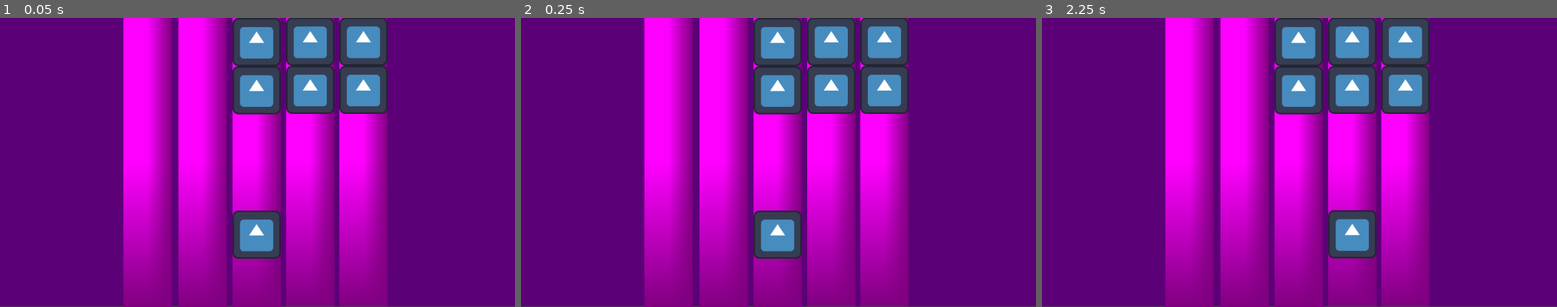
Above: before the commit, frames 1-3 (left to right).
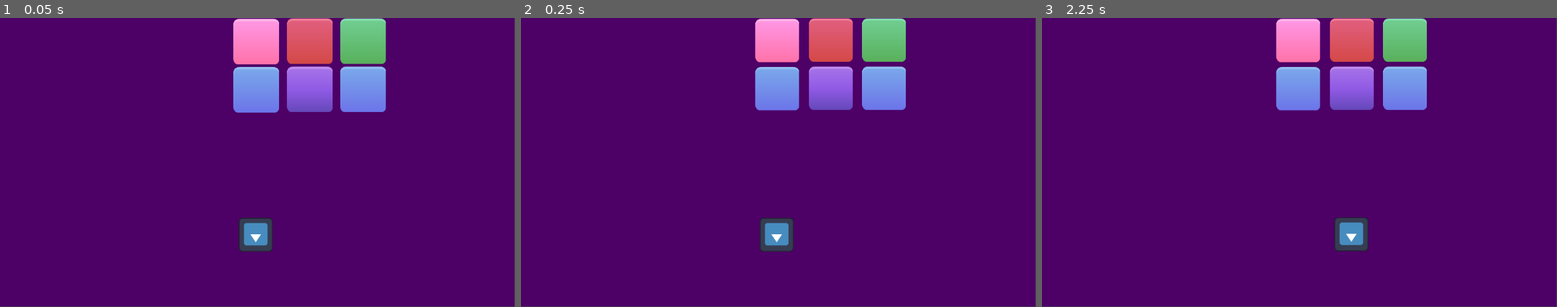
Above: after the commit, the same moments.

Repository: Neology92/game-dropzone
Game: Godot game, scene res://scenes/game.tscn
The game is run twice, just before and just after one commit, with the same random seed, the same clock (stepped at 60 frames per second) and the same inputs. The engine's default icon, where the game draws it, is replaced by a stand-in: a white triangle on a blue panel in a dark square.
Inputs:
- Up to frame 1 (0.05 s): no input
- Up to frame 2 (0.25 s): no input
- Up to frame 3 (2.25 s): tap Enter at 0.5, 2 s; hold Right 0.53-1.28 s; tap Space at 1.25 s; hold Left 1.28-2.03 s; hold Right from 2.03 s (still down)

The runs differ from the first frame. In frame 1, 47% of the frame differs, in the area x 23-100%, y 0-100%; in frame 2, 47%; in frame 3, 47%.

Commit message:
Add blocks textures and bump animation

Diff:
--- a/scenes/block.tscn
+++ b/scenes/block.tscn
@@ -1,7 +1,7 @@
 [gd_scene load_steps=4 format=3 uid="uid://ck5050bpuxn14"]
 
 [ext_resource type="Script" uid="uid://btyn6esn1jgjk" path="res://scripts/block.gd" id="1_8r6n6"]
-[ext_resource type="Texture2D" uid="uid://57tybg50d5ks" path="res://icon.svg" id="2_cgrg5"]
+[ext_resource type="Texture2D" uid="uid://cn3pf528gid1l" path="res://assets/blocks/blue_body_square.png" id="2_cgrg5"]
 
 [sub_resource type="RectangleShape2D" id="RectangleShape2D_4kun4"]
 size = Vector2(102, 102)
@@ -9,9 +9,10 @@
 [node name="Block" type="Area2D"]
 script = ExtResource("1_8r6n6")
 
-[node name="ColorRect" type="Sprite2D" parent="."]
-position = Vector2(0, 54)
-scale = Vector2(0.844, 0.844)
+[node name="Image" type="Sprite2D" parent="."]
+unique_name_in_owner = true
+position = Vector2(4.29153e-06, 53)
+scale = Vector2(0.95, 0.95)
 texture = ExtResource("2_cgrg5")
 metadata/_edit_use_anchors_ = true
 
--- a/scenes/game.tscn
+++ b/scenes/game.tscn
@@ -1,14 +1,14 @@
-[gd_scene load_steps=3 format=3 uid="uid://cc56kgk4t0itt"]
+[gd_scene load_steps=2 format=3 uid="uid://cc56kgk4t0itt"]
 
-[ext_resource type="PackedScene" uid="uid://cwn0lh0ar42f4" path="res://scenes/music_player.tscn" id="2_yqjtg"]
 [ext_resource type="PackedScene" uid="uid://dmq4keyemm3yi" path="res://scenes/track.tscn" id="3_lnu2h"]
 
 [node name="Game" type="Node2D"]
+position = Vector2(-1, 0)
 
 [node name="BG" type="ColorRect" parent="."]
 offset_right = 1152.0
 offset_bottom = 647.0
-color = Color(0.359426, 0.000528716, 0.471587, 1)
+color = Color(0.302659, 0.000371521, 0.399456, 1)
 
 [node name="Tracks" type="Node2D" parent="."]
 position = Vector2(53, 0)
@@ -28,8 +28,5 @@
 [node name="Track5" parent="Tracks" instance=ExtResource("3_lnu2h")]
 position = Vector2(760, -1)
 
-[node name="MusicPlayer" parent="." instance=ExtResource("2_yqjtg")]
-unique_name_in_owner = true
-
 [node name="AudioListener2D" type="AudioListener2D" parent="."]
 current = true
--- a/scenes/player.tscn
+++ b/scenes/player.tscn
@@ -13,10 +13,12 @@
 floor_block_on_wall = false
 script = ExtResource("1_3vyb7")
 
-[node name="ColorRect" type="Sprite2D" parent="."]
-position = Vector2(0, 54)
-scale = Vector2(0.844, 0.844)
+[node name="Image" type="Sprite2D" parent="."]
+unique_name_in_owner = true
+position = Vector2(-1, 54)
+scale = Vector2(0.6, 0.6)
 texture = ExtResource("2_g2els")
+flip_v = true
 metadata/_edit_use_anchors_ = true
 
 [node name="CollisionShape2D" type="CollisionShape2D" parent="."]
--- a/scenes/track.tscn
+++ b/scenes/track.tscn
@@ -9,6 +9,7 @@
 player_slot = NodePath("PlayerSlot")
 
 [node name="Sprite2D" type="Sprite2D" parent="."]
+visible = false
 position = Vector2(0, 324)
 scale = Vector2(108, 648)
 texture = SubResource("PlaceholderTexture2D_s1rm4")
--- a/scripts/block.gd
+++ b/scripts/block.gd
@@ -1,9 +1,21 @@
 class_name Block extends Node2D
 
 
+@onready var image: Sprite2D = %Image
+var img_resource: Resource
 var row: int = 0
+var _default_image_scale: Vector2 = Vector2.ONE
+var bump_scale: float = 1.05
 
 
+func _ready() -> void:
+	self.connect("ready", _on_ready)
+
+func _on_ready() -> void:
+	_default_image_scale = image.scale
+	animate_bump()
+	if img_resource:
+		image.texture = img_resource
 
 func move_down(height: int, rows: int) -> void:
 	row += 1
@@ -16,3 +28,11 @@
 func _on_body_shape_entered(_body_rid:RID, _body:Node2D, _body_shape_index:int, _local_shape_index:int) -> void:
 	if _body is Player:
 		_body.kill()  # Call the player's kill method
+
+
+
+func animate_bump() -> void:
+	if ready:
+		scale = _default_image_scale * bump_scale
+		await get_tree().create_timer(0.1).timeout
+		scale = _default_image_scale
--- a/scripts/game_manager.gd
+++ b/scripts/game_manager.gd
@@ -4,6 +4,7 @@
 
 var music_player: AudioStreamPlayer2D = preload("res://scenes/music_player.tscn").instantiate()
 
+var block_images: Array = []
 var tracks = []
 var player = preload("res://scenes/player.tscn").instantiate()
 
@@ -24,11 +25,14 @@
 
 	add_child(game_timer)
 	add_child(music_player)
+	load_block_textures()
 
 func _ready() -> void:
-	add_child(player)
-	player.change_track()
+	get_tree().current_scene.add_child(player)
 	current_track_idx = randi() % tracks.size()
+	# for t in tracks:
+	# 	t.block_image = block_images.pick_random()
+	# 	block_images.erase(t.block_image)
 
 	move_blocks_down()
 	generate_blocks()
@@ -66,6 +70,19 @@
 	_row[next_track_idx] = false
 	for i in range(tracks.size()):
 		if _row[i]:
-			tracks[i].add_block()
+			var image = block_images.pick_random()
+			tracks[i].add_block(image)
 
 	current_track_idx = next_track_idx
+
+
+
+func load_block_textures() -> void:
+	var blocks_dir = DirAccess.open("res://assets/blocks")
+	if blocks_dir:
+		var files = blocks_dir.get_files()
+		for file in files:
+			if file.ends_with("square.png"):
+				var img = load("res://assets/blocks/" + file)
+				img.set("width", 108)
+				block_images.append(img)
--- a/scripts/player.gd
+++ b/scripts/player.gd
@@ -1,10 +1,20 @@
 class_name Player extends Node2D
 
 var track_idx: int
+@onready var image = %Image
+
+var _default_image_scale
+var bump_scale: float = 0.8
+
 
 func _ready() -> void:
 	@warning_ignore("integer_division")
 	track_idx = GameManager.instance.tracks.size() / 2
+	change_track()
+	self.connect("ready", _on_ready)
+
+func _on_ready() -> void:
+	_default_image_scale = image.scale
 
 func _input(event: InputEvent) -> void:
 	if event is InputEventKey:
@@ -22,6 +32,7 @@
 
 
 func move(direction: int) -> void:
+	animate_bump()
 	track_idx = clamp(track_idx + direction, 0, GameManager.instance.tracks.size() - 1)
 	change_track()
 
@@ -29,11 +40,14 @@
 
 func change_track() -> void:
 	var target_track = GameManager.instance.tracks[track_idx]
-
-	reparent(target_track.player_slot)
-	position = Vector2.ZERO
+	global_position = target_track.player_slot.global_position
 
 func kill() -> void:
 	print("Player killed")
 	get_tree().quit()  # End the game or handle player death
 	# Optionally, you can also reset the game state or show a game over screen here.
+
+func animate_bump() -> void:
+	image.scale = _default_image_scale * bump_scale
+	await get_tree().create_timer(0.1).timeout
+	image.scale = _default_image_scale
--- a/scripts/track.gd
+++ b/scripts/track.gd
@@ -23,8 +23,10 @@
 	# Move all blocks down by one row
 	for b in get_children():
 		if b is Block:
+			b.animate_bump()
 			b.move_down(block_height, blocks_in_col)
 
-func add_block() -> void:
+func add_block(_image: Resource) -> void:
 	var block = block_preset.instantiate()
+	block.img_resource = _image
 	add_child(block)
Binary file added: assets/blocks/blue_body_square.png
Not shown, added: assets/blocks/blue_body_square.png.import
Binary file added: assets/blocks/blue_body_squircle.png
Not shown, added: assets/blocks/blue_body_squircle.png.import
Binary file added: assets/blocks/green_body_square.png
Not shown, added: assets/blocks/green_body_square.png.import
Binary file added: assets/blocks/green_body_squircle.png
Not shown, added: assets/blocks/green_body_squircle.png.import
Binary file added: assets/blocks/pink_body_square.png
Not shown, added: assets/blocks/pink_body_square.png.import
Binary file added: assets/blocks/pink_body_squircle.png
Not shown, added: assets/blocks/pink_body_squircle.png.import
(and 13 more such lines)
